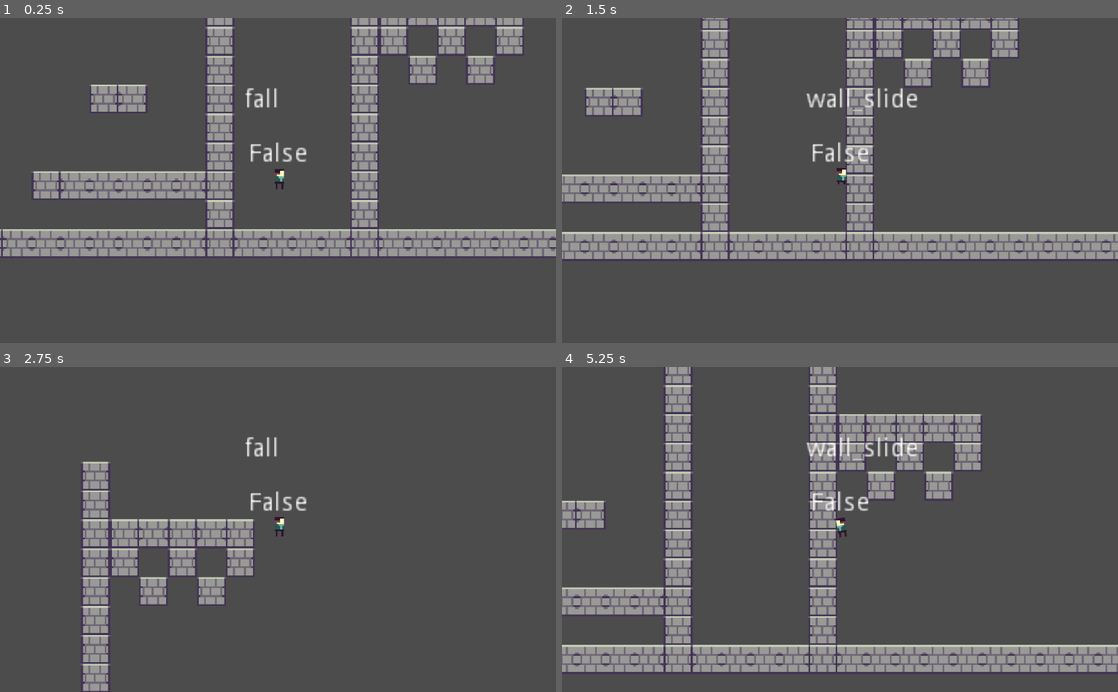
Above: before the commit, frames 1-4 (two rows, left to right).
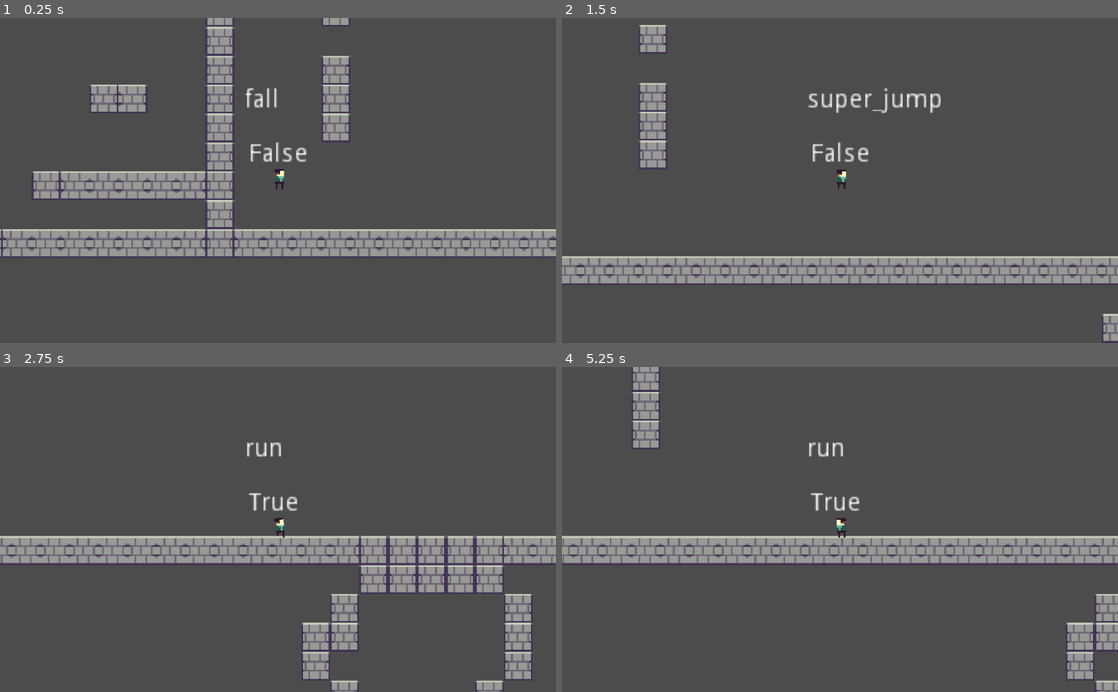
Above: after the commit, the same moments.

Repository: moothodical/platformer
Game: Godot game, scene res://Scenes/World.tscn
Same seed, same stepped clock (60 frames per second), same inputs: the game is played once before the commit and once after it.
Inputs:
- Up to frame 1 (0.25 s): no input
- Up to frame 2 (1.5 s): hold Right (move_right) 0.53-1.28 s; hold Z (jump) 0.53-1.28 s; hold Down (ui_down) from 1.28 s (still down); tap Z (jump) at 1.35 s
- Up to frame 3 (2.75 s): tap Z (jump) at 1.52, 1.82 s; release Down (ui_down) at 2.03 s; hold Right (move_right) from 2.03 s (still down); hold Z (jump) from 2.03 s (still down)
- Up to frame 4 (5.25 s): release Z (jump) at 2.78 s; tap Z (jump) at 2.85, 3.02, 3.32, 4.35, 4.52, 4.82 s; release Right (move_right) at 3.53 s; hold Z (jump) 3.53-4.28 s; hold Left (move_left) 3.53-5.03 s; hold Down (ui_down) from 5.03 s (still down); hold Z (jump) from 5.03 s (still down)

The runs differ from the first frame. In frame 1, 7.7% of the frame differs, in the area x 57-95%, y 0-74%; in frame 2, 31%; in frame 3, 20%; in frame 4, 34%, in the area x 0-100%, y 0-100%.

Commit message:
finished wall jumping and added crouching and superjumping
super jumping is still a little scuffed though

Diff:
--- a/Scenes/CharacterRig.tscn
+++ b/Scenes/CharacterRig.tscn
@@ -1,9 +1,160 @@
-[gd_scene load_steps=6 format=2]
+[gd_scene load_steps=8 format=2]
 
 [ext_resource path="res://Art/char_skele.png" type="Texture" id=1]
 
 [sub_resource type="Animation" id=1]
-resource_name = "fall"
+resource_name = "crouch_down"
+length = 0.3
+tracks/0/type = "value"
+tracks/0/path = NodePath("Torso:position")
+tracks/0/interp = 1
+tracks/0/loop_wrap = true
+tracks/0/imported = false
+tracks/0/enabled = true
+tracks/0/keys = {
+"times": PoolRealArray( 0, 0.3 ),
+"transitions": PoolRealArray( 1, 1 ),
+"update": 0,
+"values": [ Vector2( 0, 0 ), Vector2( 0, 1 ) ]
+}
+tracks/1/type = "value"
+tracks/1/path = NodePath("Torso:rotation_degrees")
+tracks/1/interp = 1
+tracks/1/loop_wrap = true
+tracks/1/imported = false
+tracks/1/enabled = true
+tracks/1/keys = {
+"times": PoolRealArray( 0 ),
+"transitions": PoolRealArray( 1 ),
+"update": 0,
+"values": [ 0.0 ]
+}
+tracks/2/type = "value"
+tracks/2/path = NodePath("Torso/RightLeg:position")
+tracks/2/interp = 1
+tracks/2/loop_wrap = true
+tracks/2/imported = false
+tracks/2/enabled = true
+tracks/2/keys = {
+"times": PoolRealArray( 0, 0.3 ),
+"transitions": PoolRealArray( 1, 1 ),
+"update": 0,
+"values": [ Vector2( 1.61, 5.5 ), Vector2( 1.61, 3.5 ) ]
+}
+tracks/3/type = "value"
+tracks/3/path = NodePath("Torso/RightLeg:rotation_degrees")
+tracks/3/interp = 1
+tracks/3/loop_wrap = true
+tracks/3/imported = false
+tracks/3/enabled = true
+tracks/3/keys = {
+"times": PoolRealArray( 0 ),
+"transitions": PoolRealArray( 1 ),
+"update": 0,
+"values": [ 0.0 ]
+}
+tracks/4/type = "value"
+tracks/4/path = NodePath("Torso/Left Leg:position")
+tracks/4/interp = 1
+tracks/4/loop_wrap = true
+tracks/4/imported = false
+tracks/4/enabled = true
+tracks/4/keys = {
+"times": PoolRealArray( 0, 0.3 ),
+"transitions": PoolRealArray( 1, 1 ),
+"update": 0,
+"values": [ Vector2( -1.459, 5.5 ), Vector2( -1.459, 3.5 ) ]
+}
+tracks/5/type = "value"
+tracks/5/path = NodePath("Torso/Left Leg:rotation_degrees")
+tracks/5/interp = 1
+tracks/5/loop_wrap = true
+tracks/5/imported = false
+tracks/5/enabled = true
+tracks/5/keys = {
+"times": PoolRealArray( 0 ),
+"transitions": PoolRealArray( 1 ),
+"update": 0,
+"values": [ 0.0 ]
+}
+
+[sub_resource type="Animation" id=2]
+resource_name = "crouch_up"
+length = 0.3
+tracks/0/type = "value"
+tracks/0/path = NodePath("Torso:position")
+tracks/0/interp = 1
+tracks/0/loop_wrap = true
+tracks/0/imported = false
+tracks/0/enabled = true
+tracks/0/keys = {
+"times": PoolRealArray( 0 ),
+"transitions": PoolRealArray( 1 ),
+"update": 0,
+"values": [ Vector2( 0, 0 ) ]
+}
+tracks/1/type = "value"
+tracks/1/path = NodePath("Torso:rotation_degrees")
+tracks/1/interp = 1
+tracks/1/loop_wrap = true
+tracks/1/imported = false
+tracks/1/enabled = true
+tracks/1/keys = {
+"times": PoolRealArray( 0 ),
+"transitions": PoolRealArray( 1 ),
+"update": 0,
+"values": [ 0.0 ]
+}
+tracks/2/type = "value"
+tracks/2/path = NodePath("Torso/RightLeg:position")
+tracks/2/interp = 1
+tracks/2/loop_wrap = true
+tracks/2/imported = false
+tracks/2/enabled = true
+tracks/2/keys = {
+"times": PoolRealArray( 0, 0.3 ),
+"transitions": PoolRealArray( 1, 1 ),
+"update": 0,
+"values": [ Vector2( 1.61, 3.5 ), Vector2( 1.61, 5.5 ) ]
+}
+tracks/3/type = "value"
+tracks/3/path = NodePath("Torso/RightLeg:rotation_degrees")
+tracks/3/interp = 1
+tracks/3/loop_wrap = true
+tracks/3/imported = false
+tracks/3/enabled = true
+tracks/3/keys = {
+"times": PoolRealArray( 0 ),
+"transitions": PoolRealArray( 1 ),
+"update": 0,
+"values": [ 0.0 ]
+}
+tracks/4/type = "value"
+tracks/4/path = NodePath("Torso/Left Leg:position")
+tracks/4/interp = 1
+tracks/4/loop_wrap = true
+tracks/4/imported = false
+tracks/4/enabled = true
+tracks/4/keys = {
+"times": PoolRealArray( 0, 0.3 ),
+"transitions": PoolRealArray( 1, 1 ),
+"update": 0,
+"values": [ Vector2( -1.459, 3.5 ), Vector2( -1.459, 5.5 ) ]
+}
+tracks/5/type = "value"
+tracks/5/path = NodePath("Torso/Left Leg:rotation_degrees")
+tracks/5/interp = 1
+tracks/5/loop_wrap = true
+tracks/5/imported = false
+tracks/5/enabled = true
+tracks/5/keys = {
+"times": PoolRealArray( 0 ),
+"transitions": PoolRealArray( 1 ),
+"update": 0,
+"values": [ 0.0 ]
+}
+
+[sub_resource type="Animation" id=3]
 length = 0.2
 tracks/0/type = "value"
 tracks/0/path = NodePath("Torso/RightLeg:position")
@@ -131,8 +282,7 @@
 "values": [ 0.0 ]
 }
 
-[sub_resource type="Animation" id=3]
-resource_name = "jump"
+[sub_resource type="Animation" id=5]
 length = 0.2
 tracks/0/type = "value"
 tracks/0/path = NodePath("Torso/RightLeg:position")
@@ -263,10 +413,12 @@
 [node name="CharacterRig" type="Node2D"]
 
 [node name="AnimationPlayer" type="AnimationPlayer" parent="."]
-anims/fall = SubResource( 1 )
-anims/idle = SubResource( 2 )
-anims/jump = SubResource( 3 )
-anims/run = SubResource( 4 )
+anims/crouch_down = SubResource( 1 )
+anims/crouch_up = SubResource( 2 )
+anims/fall = SubResource( 3 )
+anims/idle = SubResource( 4 )
+anims/jump = SubResource( 5 )
+anims/run = SubResource( 6 )
 
 [node name="Torso" type="Sprite" parent="."]
 texture = ExtResource( 1 )
@@ -275,14 +427,14 @@
 
 [node name="Left Leg" type="Sprite" parent="Torso"]
 show_behind_parent = true
-position = Vector2( -1.459, 3.5 )
+position = Vector2( -1.459, 5.5 )
 texture = ExtResource( 1 )
 region_enabled = true
 region_rect = Rect2( 3, 11, 1, 3 )
 
 [node name="RightLeg" type="Sprite" parent="Torso"]
 show_behind_parent = true
-position = Vector2( 1.61, 3.5 )
+position = Vector2( 1.61, 5.5 )
 texture = ExtResource( 1 )
 region_enabled = true
 region_rect = Rect2( 6, 11, 1, 3 )
--- a/Scenes/World.tscn
+++ b/Scenes/World.tscn
@@ -72,7 +72,7 @@
 cell_size = Vector2( 16, 16 )
 collision_layer = 4
 format = 1
-tile_data = PoolIntArray( 655379, 0, 0, 655384, 0, 0, 720915, 0, 0, 720920, 0, 0, 786451, 0, 0, 786456, 0, 0, 786457, 0, 0, 786458, 0, 65537, 786459, 0, 0, 786460, 0, 65537, 786461, 0, 0, 851987, 0, 0, 851992, 0, 0, 851993, 0, 0, 851995, 0, 0, 851997, 0, 0, 917523, 0, 0, 917528, 0, 0, 917530, 0, 0, 917532, 0, 0, 983055, 0, 0, 983056, 0, 65538, 983059, 0, 0, 983064, 0, 0, 1048595, 0, 0, 1048600, 0, 0, 1114131, 0, 0, 1114136, 0, 0, 1179661, 0, 0, 1179662, 0, 65537, 1179663, 0, 65537, 1179664, 0, 65537, 1179665, 0, 65537, 1179666, 0, 65537, 1179667, 0, 0, 1179672, 0, 0, 1245203, 0, 0, 1245208, 0, 0, 1310731, 0, 0, 1310732, 0, 65537, 1310733, 0, 65537, 1310734, 0, 65537, 1310735, 0, 65537, 1310736, 0, 65537, 1310737, 0, 65537, 1310738, 0, 65537, 1310739, 0, 0, 1310740, 0, 65537, 1310741, 0, 65537, 1310742, 0, 65537, 1310743, 0, 65537, 1310744, 0, 0, 1310745, 0, 65537, 1310746, 0, 65537,  …(1504 unchanged characters)…
+tile_data = PoolIntArray( 524311, 0, 0, 589847, 0, 0, 655379, 0, 0, 655383, 0, 0, 720915, 0, 0, 786451, 0, 0, 786455, 0, 0, 851987, 0, 0, 917523, 0, 0, 917527, 0, 0, 983055, 0, 0, 983056, 0, 65538, 983059, 0, 0, 983063, 0, 0, 1048595, 0, 0, 1048599, 0, 0, 1114131, 0, 0, 1179661, 0, 0, 1179662, 0, 65537, 1179663, 0, 65537, 1179664, 0, 65537, 1179665, 0, 65537, 1179666, 0, 65537, 1179667, 0, 0, 1245203, 0, 0, 1310731, 0, 0, 1310732, 0, 65537, 1310733, 0, 65537, 1310734, 0, 65537, 1310735, 0, 65537, 1310736, 0, 65537, 1310737, 0, 65537, 1310738, 0, 65537, 1310739, 0, 0, 1310740, 0, 65537, 1310741, 0, 65537, 1310742, 0, 65537, 1310743, 0, 65537, 1310744, 0, 65537, 1310745, 0, 65537, 1310746, 0, 65537,  …(1504 unchanged characters)…
 
 [node name="Player" parent="." instance=ExtResource( 1 )]
 position = Vector2( 344.877, 266 )
--- a/Scripts/Player.gd
+++ b/Scripts/Player.gd
@@ -6,15 +6,21 @@
 const UP = Vector2(0, -1)
 const MAX_JUMP_VEL = -250
 const MIN_JUMP_VEL = -100
-const MAX_SPEED = 300
+const MAX_SPEED = 200
 const WALL_JUMP_VEL = Vector2(MAX_SPEED, -300)
+const SUPER_JUMP_VEL = Vector2(0, -350)
 
 var velocity = Vector2()
 var move_speed = 100
 var gravity = 850
 var is_grounded
+var is_crouching
 var wall_direction = 1
 var move_dir
+
+func _cap_gravity_wall_slide():
+	var max_velocity = 16 if !Input.is_action_pressed("ui_down") else 6 * 16
+	velocity.y = min(velocity.y, max_velocity)
 
 func apply_movement():
 	velocity = move_and_slide(velocity, UP)
@@ -26,8 +32,11 @@
 
 func wall_jump():
 	var wall_jump_velocity = WALL_JUMP_VEL
-	wall_jump_velocity.x *= -wall_direction
+	wall_jump_velocity.x *= wall_direction
 	velocity = wall_jump_velocity
+
+func super_jump():
+	velocity = SUPER_JUMP_VEL
 
 func _get_h_weight():
 	return 0.2 if is_grounded else 0.1 # player has less control in the air
@@ -47,6 +56,9 @@
 func check_is_grounded():
 	return true if $GroundedRaycast.is_colliding() else false
 
+func _update_velocity():
+	super_jump()
+
 func _update_wall_direction():
 	var is_near_wall_left = check_is_valid_wall(left_wall_raycasts)
 	var is_near_wall_right = check_is_valid_wall(right_wall_raycasts)
--- a/Scripts/PlayerFSM.gd
+++ b/Scripts/PlayerFSM.gd
@@ -7,6 +7,8 @@
 	add_state("jump")
 	add_state("fall")
 	add_state("wall_slide")
+	add_state("crouch")
+	add_state("super_jump")
 	call_deferred("set_state", states.idle)
 
 func _input(event):
@@ -16,10 +18,21 @@
 		if event.is_action_pressed("jump"):
 			parent.wall_jump()
 			set_state(states.jump)
+	elif state == states.crouch:
+		print("entered if crouch")
+		if event.is_action_released("down"):
+			set_state(states.idle)
+		elif event.is_action_pressed("jump"):
+			parent.super_jump()
 	elif state == states.jump:
 		if event.is_action_released("jump") && parent.velocity.y < parent.MIN_JUMP_VEL: ## if jumping
 			parent.velocity.y = parent.MIN_JUMP_VEL
-
+	elif state == states.idle:
+		if event.is_action_pressed("down"):
+			set_state(states.crouch)
+	elif state == states.run:
+		if event.is_action_pressed("down"):
+			set_state(states.crouch)
 
 func _state_logic(delta):
 	parent._update_move_direction()
@@ -48,7 +61,6 @@
 			elif abs(parent.velocity.x) < parent.MAX_SPEED / 4:
 				return states.idle
 		states.jump:
-			print(parent.wall_direction)
 			if parent.wall_direction != 0:
 				return states.wall_slide
 			elif parent.is_grounded:
@@ -65,29 +77,38 @@
 		states.wall_slide:
 			if parent.wall_direction == 0:
 				return states.fall
-
-
+			elif parent.check_is_grounded():
+				return states.idle
+		states.crouch:
+			if parent.velocity.y < 0:
+				parent.super_jump()
+				return states.super_jump
+		states.super_jump:
+			if parent.check_is_grounded():
+				return states.idle
 
 	return null
 
 # setting anim, tween, timers, etc
 func _enter_state(new_state, old_state):
 	get_parent().get_node("StateLabel").text = states.keys()[state]
-	if new_state == states.run:
-		anim.play("run")
-	elif new_state == states.idle:
-		anim.play("idle")
-	elif new_state == states.jump:
-		anim.play("jump")
-	elif new_state == states.fall:
-		anim.play("fall")
-	elif new_state == states.wall_slide:
-		pass
-		# play wall slide anim
-		#parent.set_flip_h(true)
+
+	match new_state:
+		states.run:
+			anim.play("run")
+		states.idle:
+			anim.play("idle")
+		states.jump:
+			anim.play("jump")
+		states.fall:
+			anim.play("fall")
+		states.crouch:
+			anim.play("crouch_down")
 
 func _exit_state(old_state, new_state):
 	if new_state != states.run:
 		anim.stop(true)
 	elif new_state != states.idle:
 		anim.stop(true)
+	elif old_state == states.crouch:
+		anim.play("crouch_up")
--- a/project.godot
+++ b/project.godot
@@ -41,6 +41,11 @@
 "events": [ Object(InputEventKey,"resource_local_to_scene":false,"resource_name":"","device":0,"alt":false,"shift":false,"control":false,"meta":false,"command":false,"pressed":false,"scancode":90,"unicode":0,"echo":false,"script":null)
  ]
 }
+down={
+"deadzone": 0.5,
+"events": [ Object(InputEventKey,"resource_local_to_scene":false,"resource_name":"","device":0,"alt":false,"shift":false,"control":false,"meta":false,"command":false,"pressed":false,"scancode":16777234,"unicode":0,"echo":false,"script":null)
+ ]
+}
 
 [layer_names]
 
Not shown: 2 places in Scenes/CharacterRig.tscn that only renumber resources
